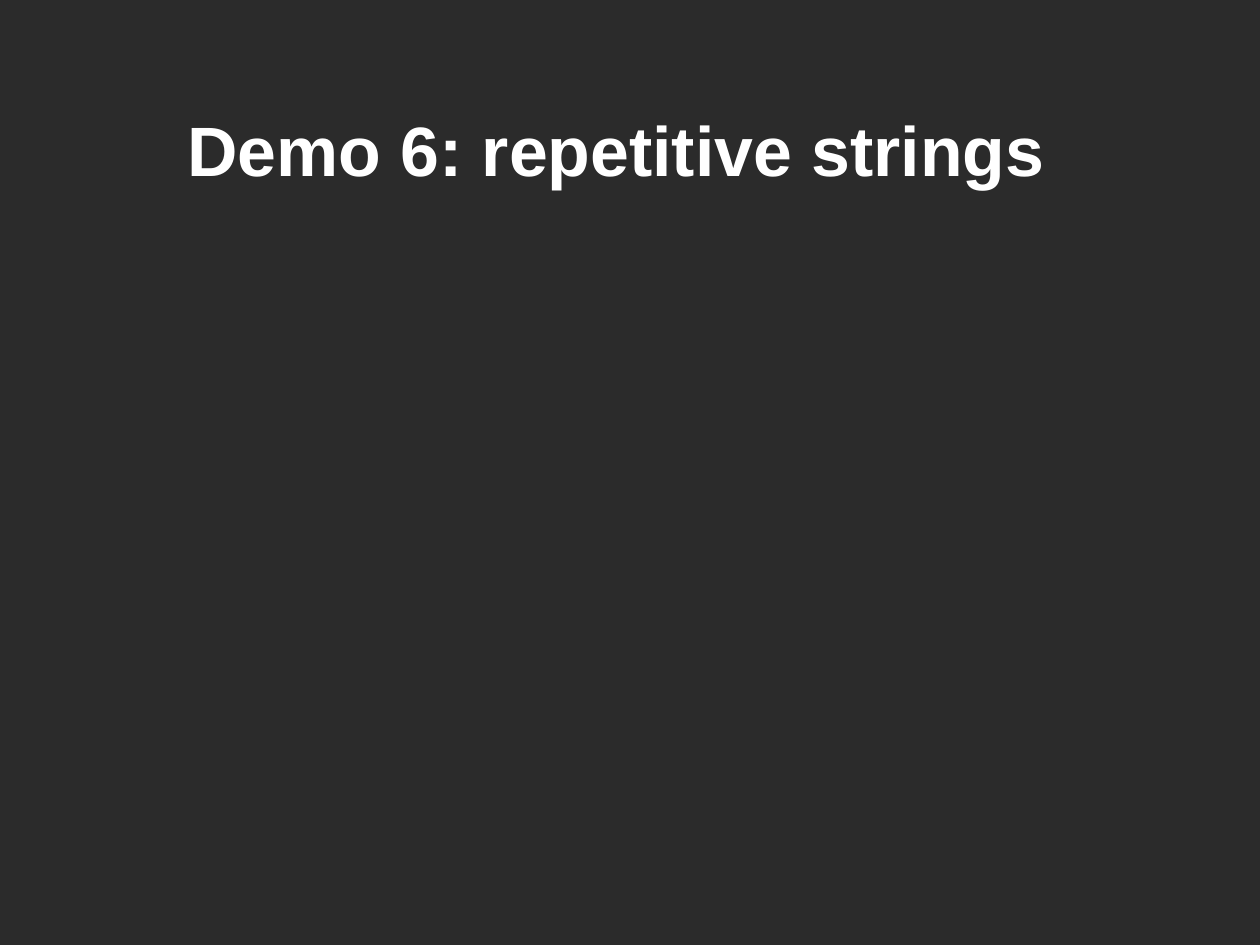
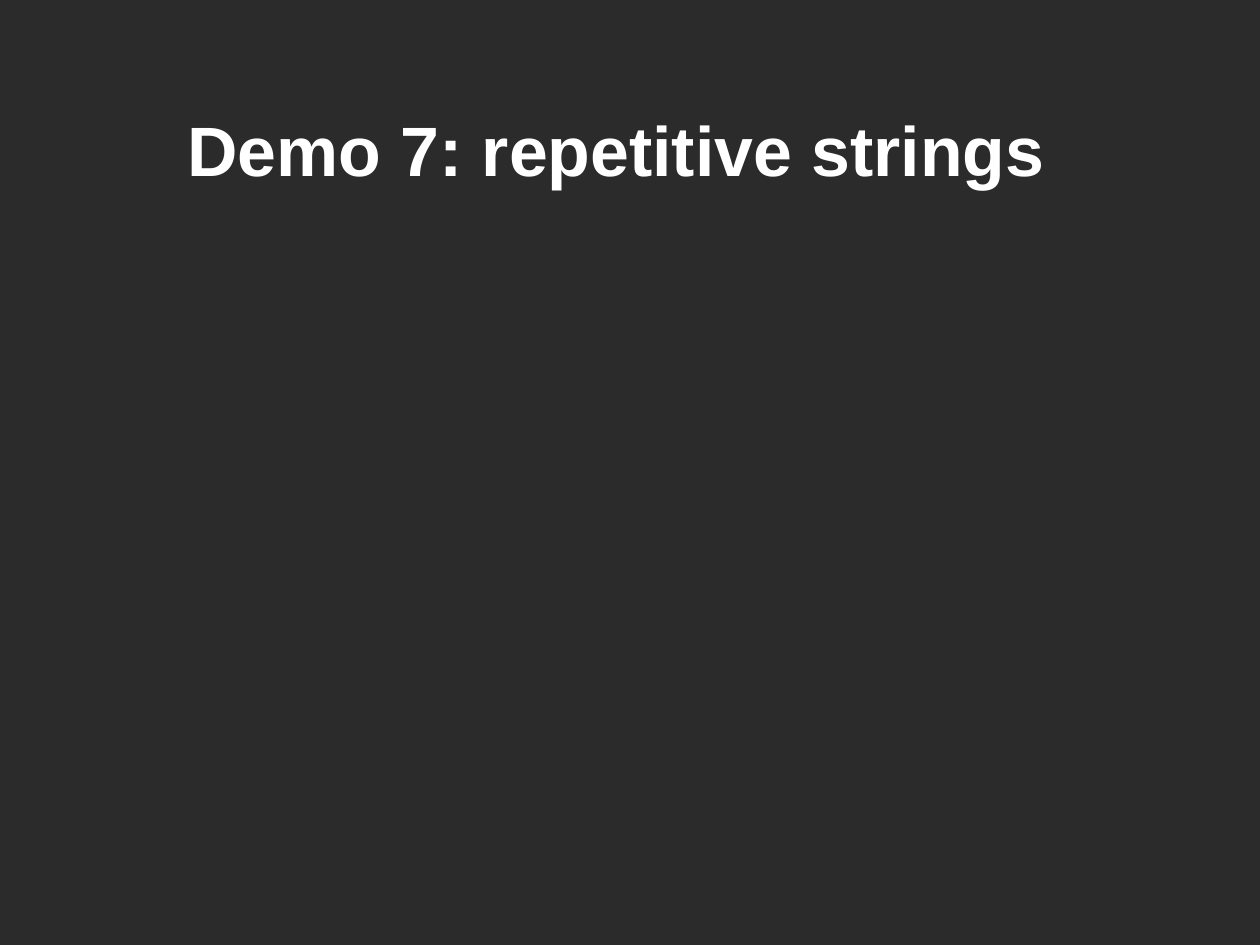
Before and after one commit to weijanlin/hype-free, a slide deck: slide 23 of java-perfopt-201003/java-perf-201003.odp. Drawn at 1260x945 pixels with LibreOffice and Linux fonts; fonts in the diff are those of the drawing; background and template pictures are left out; a plain dark background stands for a picture behind light text. Boxes give left, top, right and bottom in pixels: in the first picture for what was removed or moved away, otherwise in the second. Text is boxed around its words. In the diff, an @@ line names an element or a change of style, - is before the commit and + after.

Commit message:
Added demo with DateFormat / ThreadLocal

```diff
--- a/java-perfopt-201003/java-perf-201003.odp
+++ b/java-perfopt-201003/java-perf-201003.odp
@@ title at bbox=[187, 125, 1044, 189]: text changed @@
-Demo 6: repetitive strings
+Demo 7: repetitive strings
```
Also in this commit, not shown: 10 other slides changed, 1 other file.
